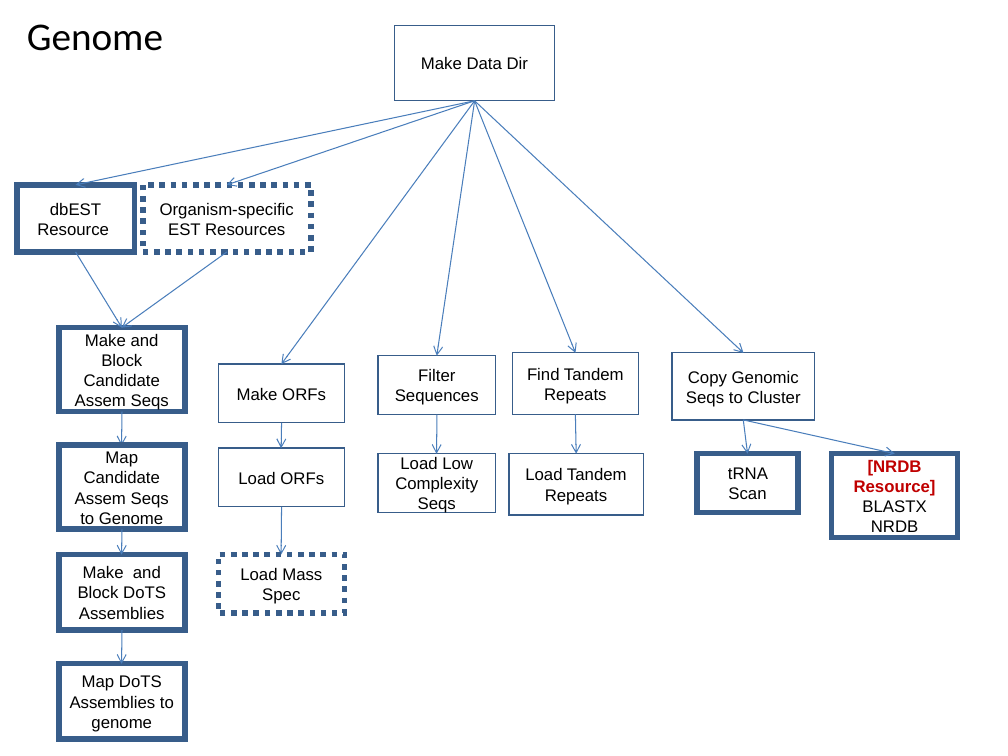
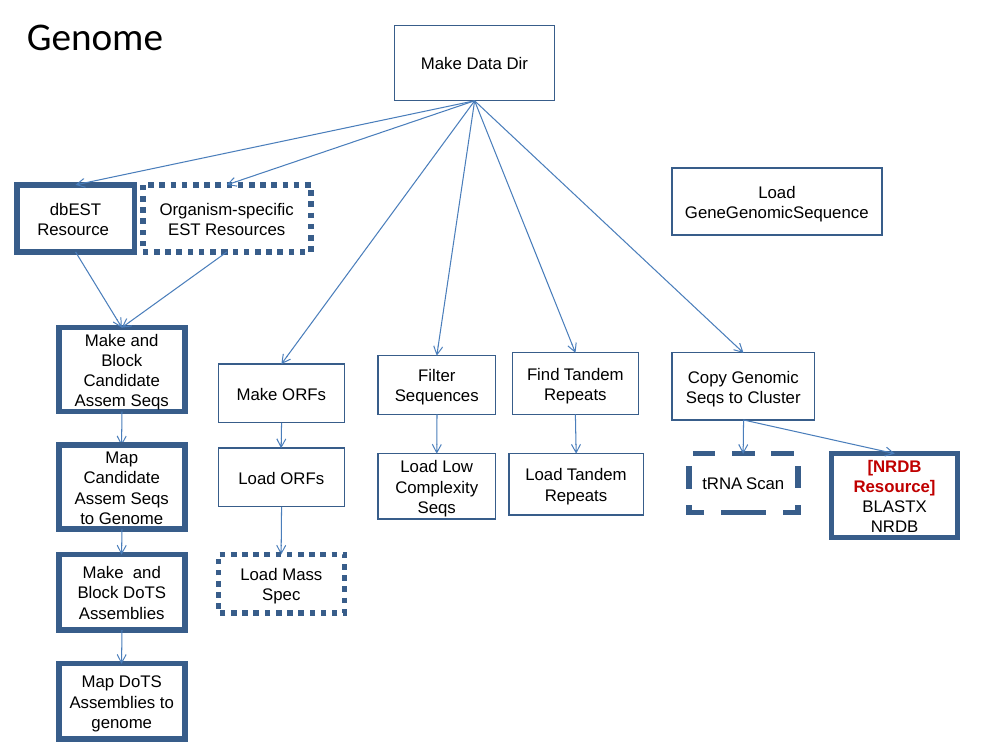
Before and after one commit to VEuPathDB/ApiCommonWorkflow, a slide deck: slide 8 of Main/doc/IntegratedWorkflow.ppt. Drawn at 1008x756 pixels with LibreOffice and Linux fonts; fonts in the diff are those of the drawing. Boxes give left, top, right and bottom in pixels: in the first picture for what was removed or moved away, otherwise in the second. Text is boxed around its words. In the diff, an @@ line names an element or a change of style, - is before the commit and + after.

```diff
--- a/Main/doc/IntegratedWorkflow.ppt
+++ b/Main/doc/IntegratedWorkflow.ppt
@@ rectangle added at (x1=672, y1=168, x2=882, y2=236), fill #FFFFFF, outline #385D8A 0.99 pt, 12 pt, text #000000 @@
+Load GeneGenomicSequence
@@ arrow moved from (743, 420) - (748, 454) to (744, 420) - (743, 454) @@
@@ rectangle "Load Low Complexity Seqs" resized from (x1=378, y1=454, x2=496, y2=512) to (x1=378, y1=454, x2=496, y2=519) @@
@@ rectangle "tRNA Scan" resized from (x1=698, y1=454, x2=798, y2=512) to (x1=688, y1=454, x2=797, y2=512) @@
@@ rectangle "tRNA Scan" at (x1=688, y1=454, x2=797, y2=512): outline #385D8A 4 pt to #385D8A 4 pt dashed @@
```
Also in this commit, not shown: 8 other slides changed, 1 slide added, 2 slides removed.
